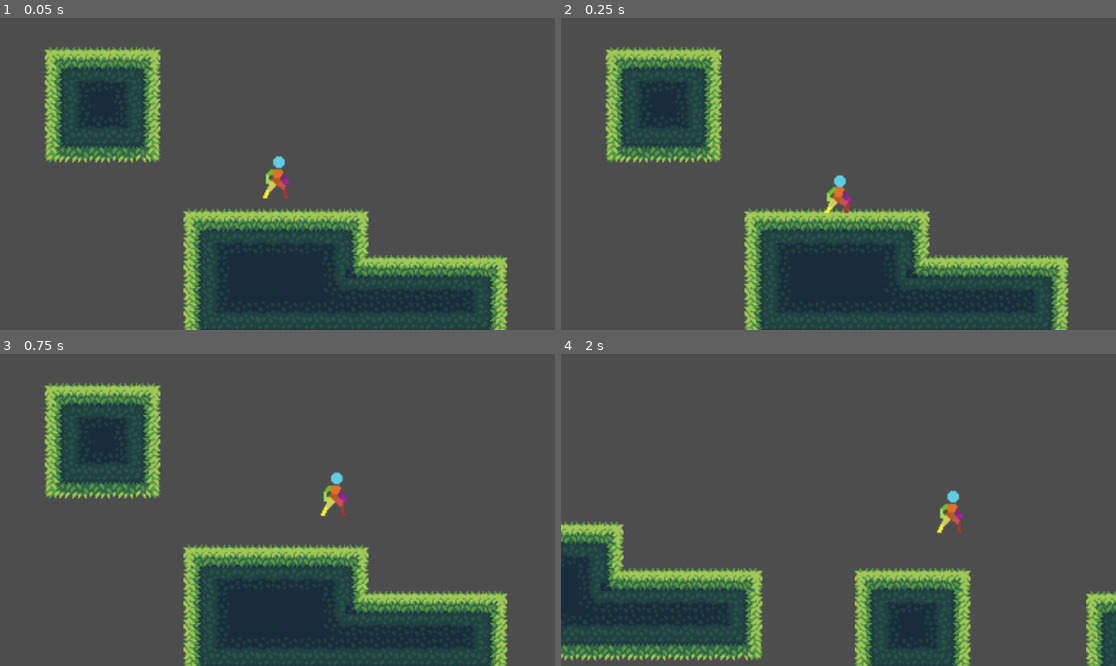
Above: before the commit, frames 1-4 (two rows, left to right).
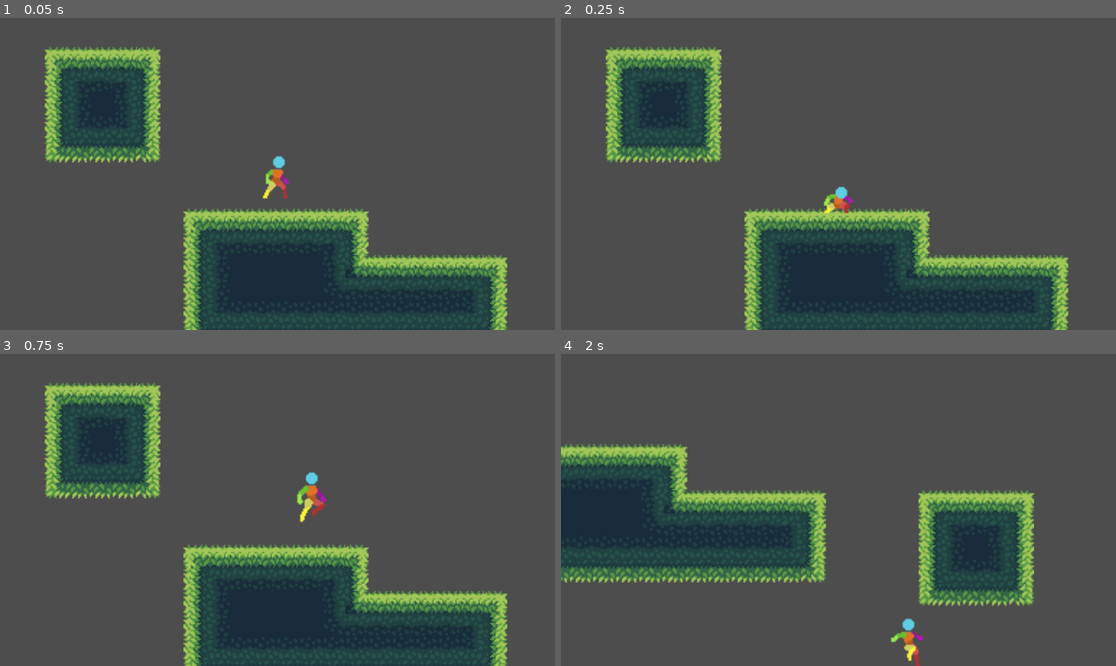
Above: after the commit, the same moments.

Repository: Allus-Interactive/platform-combat-game
Game: Godot game, scene res://scenes/main.tscn
Two runs of this game, one before a commit and one after it. Both use one fixed random seed, a clock stepped at 60 frames per second and the inputs below.
Inputs:
- Up to frame 1 (0.05 s): no input
- Up to frame 2 (0.25 s): no input
- Up to frame 3 (0.75 s): hold X (move_right) from 0.53 s (still down); tap Space (jump) at 0.6 s
- Up to frame 4 (2 s): keep holding X (move_right); tap Space (jump) at 0.77, 1.07, 1.35, 1.52, 1.82 s

Frame 1 is identical in both runs. In frame 2, 0.3% of the frame differs, in the area x 47-53%, y 50-63%; in frame 3, 0.8%; in frame 4, 39%, in the area x 0-100%, y 28-100%.

Commit message:
added logic for changing animations

Diff:
--- a/scripts/player.gd
+++ b/scripts/player.gd
@@ -1,39 +1,91 @@
 extends CharacterBody2D
-
 
 @export var speed : float = 200.0
 @export var jump_velocity : float = -200.0
 @export var double_jump_velocity : float = -150.0
 
+@onready var animated_sprite: AnimatedSprite2D = $AnimatedSprite2D
+
 # Get the gravity from the project settings to be synced with RigidBody nodes
 var gravity = ProjectSettings.get_setting("physics/2d/default_gravity")
 
 var has_double_jumped : bool = false
+var animation_locked : bool = false
+var was_in_air : bool = false
+var is_at_jump_peak : bool = false
+var is_falling : bool = false
+
+var direction : Vector2 = Vector2.ZERO
 
 func _physics_process(delta):
 	if not is_on_floor():
 		# Add the gravity
 		velocity.y += gravity * delta
+		was_in_air = true
 	else:
-		# Reset double jump bool
+		# Land on the ground
+		if was_in_air:
+			land()
+		# Reset bools
 		has_double_jumped = false
+		was_in_air = false
+		is_at_jump_peak = false
+		is_falling = false
 
 	# Handle Jump
 	if Input.is_action_just_pressed("jump"):
 		if is_on_floor():
 			# Normal Jump
-			velocity.y = jump_velocity
+			jump()
 		elif not has_double_jumped:
 			# Double Jump
 			velocity.y = double_jump_velocity
 			has_double_jumped = true
 
+	# Handle jump animations
+	if not is_on_floor():
+		if velocity.y > -25 && velocity.y < 25 && not is_at_jump_peak:
+			animated_sprite.play("jump_middle")
+			is_at_jump_peak = true
+
+		if velocity.y > 25 && not is_falling:
+			animated_sprite.play("jump_end")
+			is_falling = true
+
 	# Get the input direction and handle the movement/deceleration
-	# As good practice, you should replace UI actions with custom gameplay actions
-	var direction = Input.get_axis("move_left", "move_right")
-	if direction:
-		velocity.x = direction * speed
+	direction = Input.get_vector("move_left", "move_right", "ui_up", "ui_down")
+
+	if direction.x != 0 && animated_sprite.animation != "jump_land":
+		velocity.x = direction.x * speed
 	else:
 		velocity.x = move_toward(velocity.x, 0, speed)
 
 	move_and_slide()
+	update_animation()
+	update_direction()
+
+func update_animation():
+	if not animation_locked:
+		if direction.x != 0:
+			animated_sprite.play("run")
+		else:
+			animated_sprite.play("idle")
+
+func update_direction():
+	if direction.x > 0:
+		animated_sprite.flip_h = false
+	elif direction.x < 0:
+		animated_sprite.flip_h = true
+
+func jump():
+	velocity.y = jump_velocity
+	animated_sprite.play("jump_start")
+	animation_locked = true
+
+func land():
+	animated_sprite.play("jump_land")
+	animation_locked = true
+
+func _on_animated_sprite_2d_animation_finished():
+	if animated_sprite.animation == "jump_land":
+		animation_locked = false
